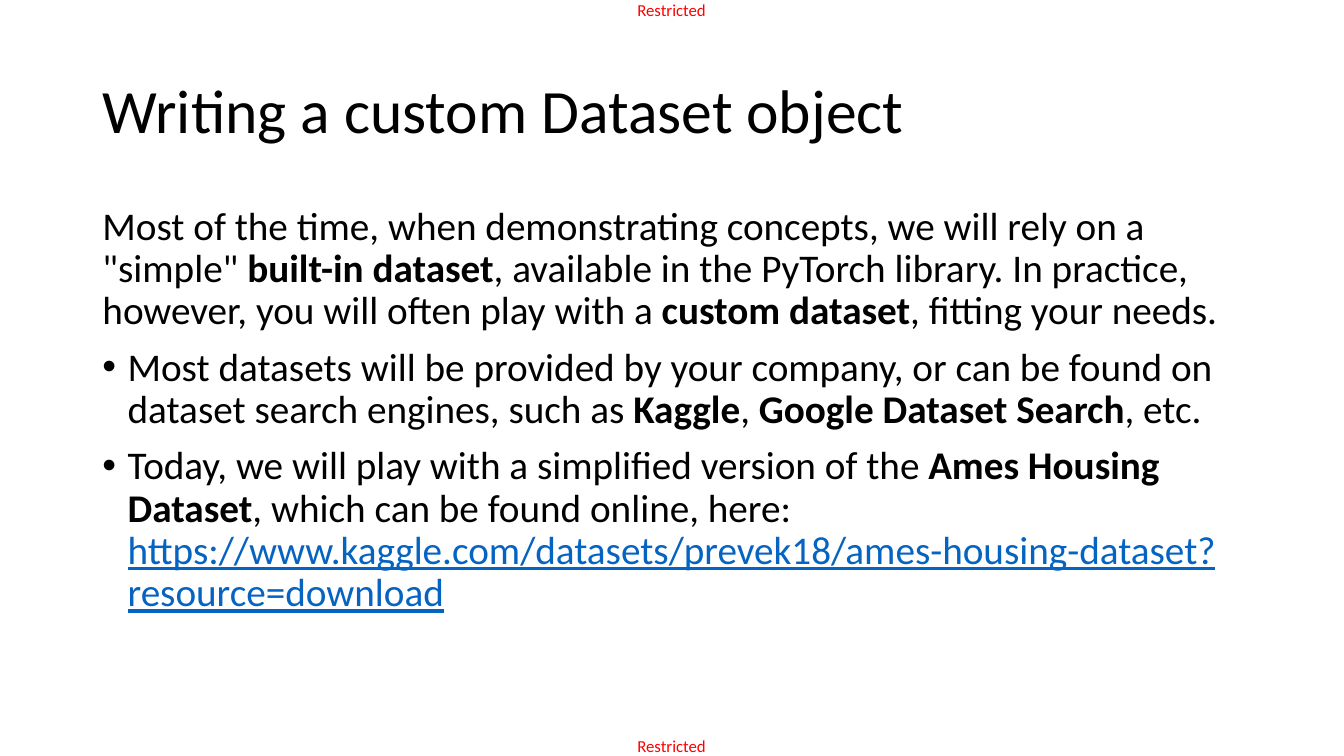
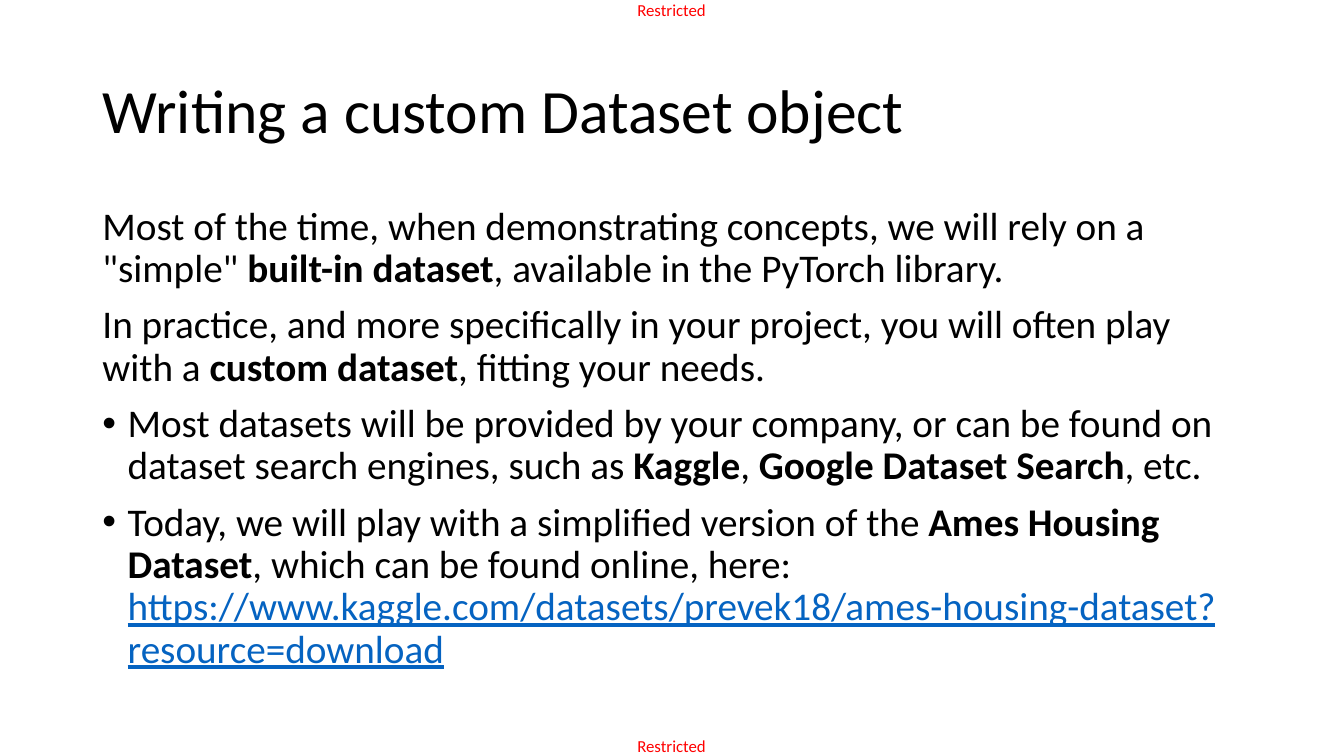
Before and after one commit to matthieudemari/SUTD_DL_50_039, a slide deck: slide 7 of W3/3. W3S3 final/W3S3.pptx (slide 10 before the commit). Drawn at 1344x756 pixels with LibreOffice and Linux fonts; fonts in the diff are those of the drawing. Boxes give left, top, right and bottom in pixels: in the first picture for what was removed or moved away, otherwise in the second. Text is boxed around its words. In the diff, an @@ line names an element or a change of style, - is before the commit and + after.

```diff
--- a/W3/3. W3S3 final/W3S3.pptx
+++ b/W3/3. W3S3 final/W3S3.pptx
@@ text at <box>102,212,1170,388</box>: text changed @@
-Most of the time, when demonstrating concepts, we will rely on a "simple" built-in dataset, available in the PyTorch library. In practice, however, you will often play with a custom dataset, fitting your needs.
+Most of the time, when demonstrating concepts, we will rely on a "simple" built-in dataset, available in the PyTorch library.
+In practice, and more specifically in your project, you will often play with a custom dataset, fitting your needs.
```
Also in this commit, not shown: 16 other slides changed, 2 slides added, 6 slides removed, 3 other files.
